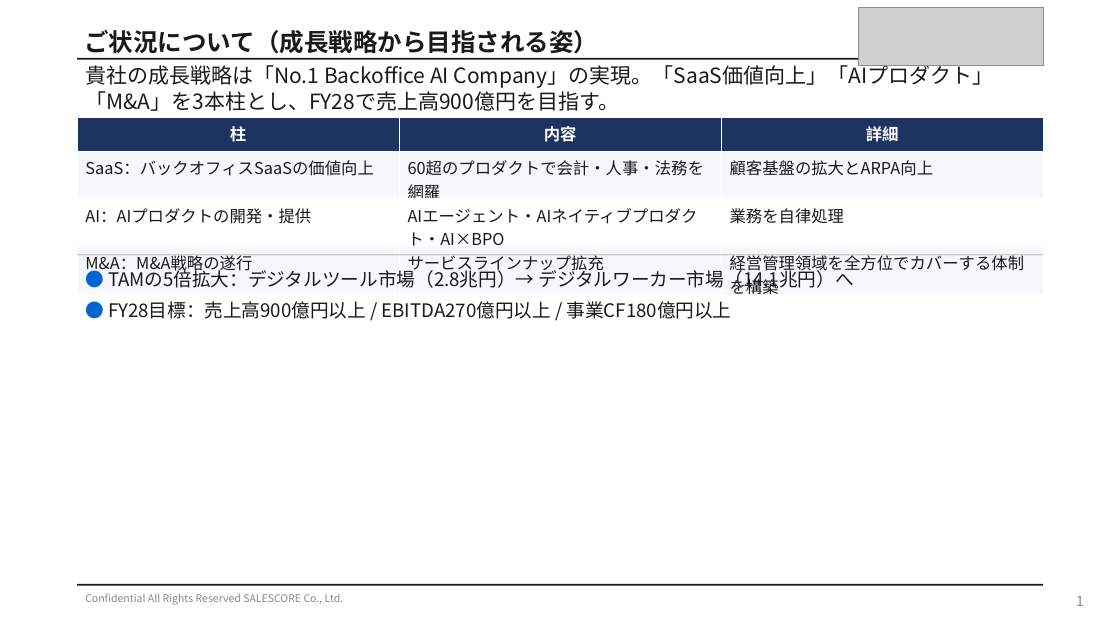
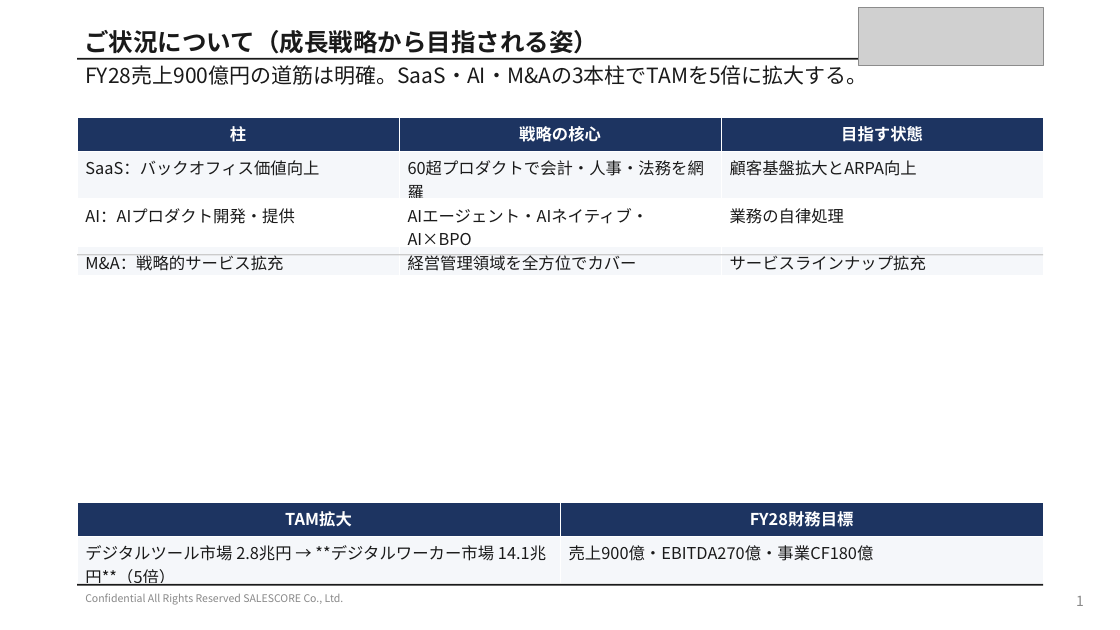
Before and after one commit to shintanagami-netizen/-, a slide deck: slide 1 of slides_p10_p12.pptx. Drawn at 1120x630 pixels with LibreOffice and Linux fonts; fonts in the diff are those of the drawing; grey boxes stand for pictures. Boxes give left, top, right and bottom in pixels: in the first picture for what was removed or moved away, otherwise in the second. Text is boxed around its words. In the diff, an @@ line names an element or a change of style, - is before the commit and + after.

```diff
--- a/slides_p10_p12.pptx
+++ b/slides_p10_p12.pptx
@@ text at box(85, 63, 868, 85): text changed @@
-貴社の成長戦略は「No.1 Backoffice AI Company」の実現。「SaaS価値向上」「AIプロダクト」「M&A」を3本柱とし、FY28で売上高900億円を目指す。
+FY28売上900億円の道筋は明確。SaaS・AI・M&Aの3本柱でTAMを5倍に拡大する。
@@ table at box(77, 118, 1043, 275) @@
-row 1, column 2: 内容
+row 1, column 2: 戦略の核心
-row 1, column 3: 詳細
+row 1, column 3: 目指す状態
-row 2: SaaS：バックオフィスSaaSの価値向上 | 60超のプロダクトで会計・人事・法務を網羅 | 顧客基盤の拡大とARPA向上
+row 2: SaaS：バックオフィス価値向上 | 60超プロダクトで会計・人事・法務を網羅 | 顧客基盤拡大とARPA向上
-row 3: AI：AIプロダクトの開発・提供 | AIエージェント・AIネイティブプロダクト・AI×BPO | 業務を自律処理
+row 3: AI：AIプロダクト開発・提供 | AIエージェント・AIネイティブ・AI×BPO | 業務の自律処理
-row 4: M&A：M&A戦略の遂行 | サービスラインナップ拡充 | 経営管理領域を全方位でカバーする体制を構築
+row 4: M&A：戦略的サービス拡充 | 経営管理領域を全方位でカバー | サービスラインナップ拡充
@@ text removed at box(108, 267, 854, 319) @@
-● TAMの5倍拡大：デジタルツール市場（2.8兆円）→ デジタルワーカー市場（14.1兆円）へ
-● FY28目標：売上高900億円以上 / EBITDA270億円以上 / 事業CF180億円以上
@@ table added at box(77, 502, 1044, 590), 2 rows, 2 columns @@
+TAM拡大 | FY28財務目標
+デジタルツール市場 2.8兆円 → **デジタルワーカー市場 14.1兆円**（5倍） | 売上900億・EBITDA270億・事業CF180億
```
Also in this commit, not shown: 2 other slides changed, 2 other files.
